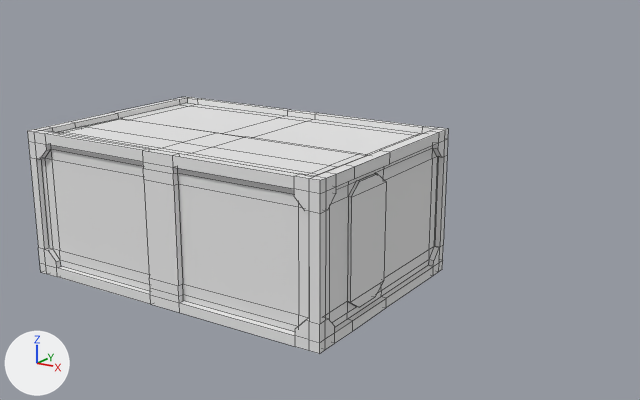
An edit to the Blender file Resources/Blender/Furniture/Container/container.blend, drawn before and after from the same camera.
Both versions are drawn from a camera (50 mm lens) standing at (9.4, -11.86, 5.78) and looking at (-0.92, 3.99, 0.2). The axes (+X, +Y, +Z) are drawn at lower left. The lights are the same throughout. Mesh edges are drawn as thin lines.

Objects in the first picture: 'Container'.
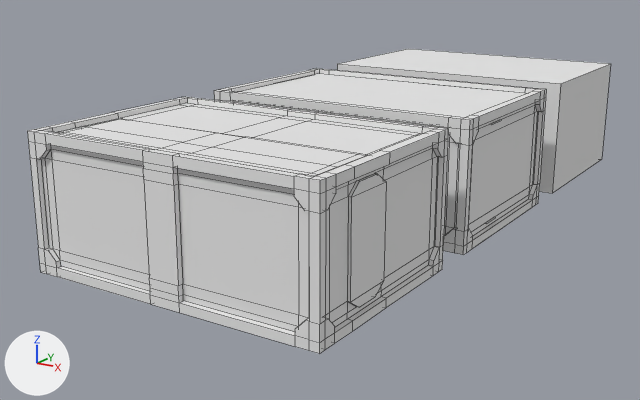
The newer file is also turned or shifted as a whole; pictures and numbers use the older file's frame.

Diff of the bpy script that builds the scene:
```diff
--- a/Resources/Blender/Furniture/Container/container.blend.py
+++ b/Resources/Blender/Furniture/Container/container.blend.py
@@ me_container_l @@
+me_container_l.from_pydata(...)  # a box spanning x -3.0..3.0, y -2.0..2.0, z 0.0..2.6
+me_container_l.materials.append(mat_metalic)  # its picture is missing
@@ me_container_m @@
+me_container_m.from_pydata(...)  # 258 vertices, 226 faces; spans x -3.0..3.0, y -2.04..2.04, z 0.0..2.6
+me_container_m.materials.append(mat_metalic)  # its picture is missing
@@ ob_container_l @@
+ob_container_l = bpy.data.objects.new('Container.L', me_container_l)
+ob_container_l.location = (0.0, 10.0, 0.0)
@@ ob_container_m @@
+ob_container_m = bpy.data.objects.new('Container.M', me_container_m)
+ob_container_m.location = (0.0, 5.0, 0.0)
```

Boxes [x1, y1, x2, y2] around the edits, measured in the pictures (640 x 400 px):
'Container.M', added
    after: [214, 68, 546, 255]
'Container.L', added
    after: [337, 49, 610, 193]
